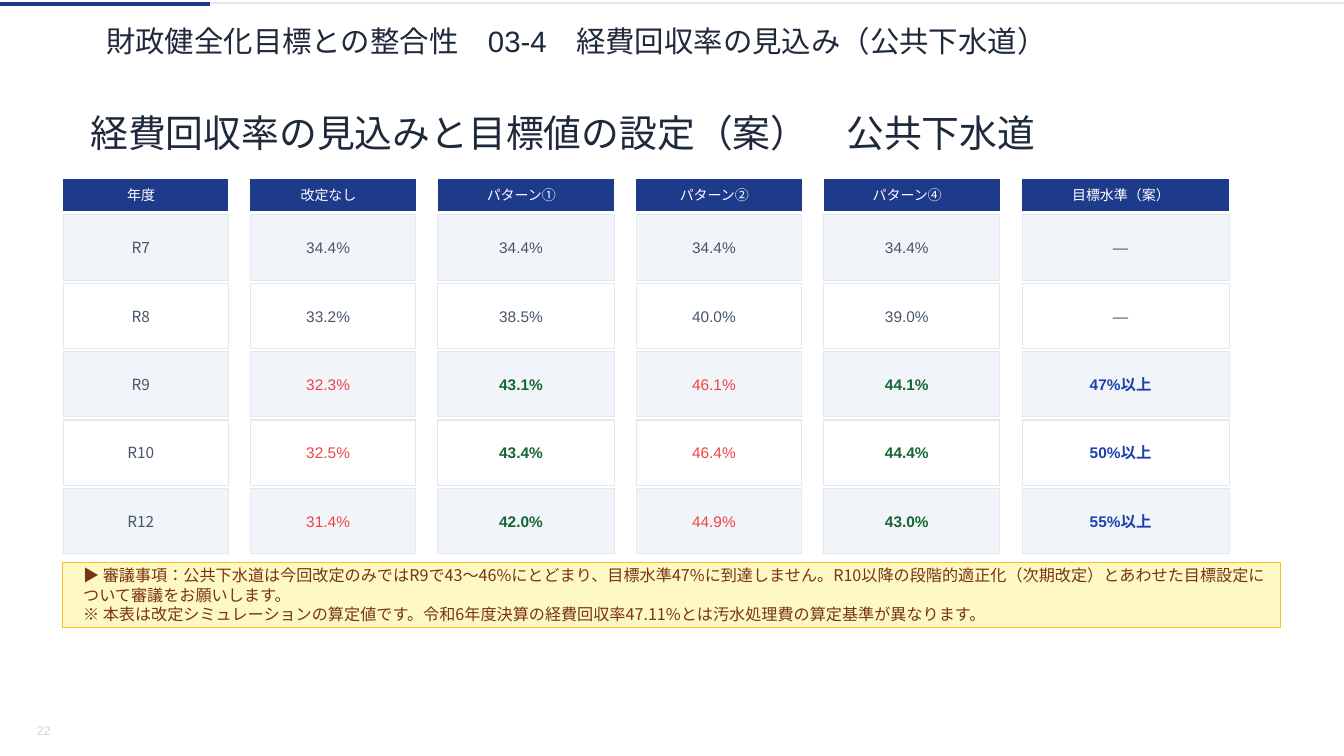
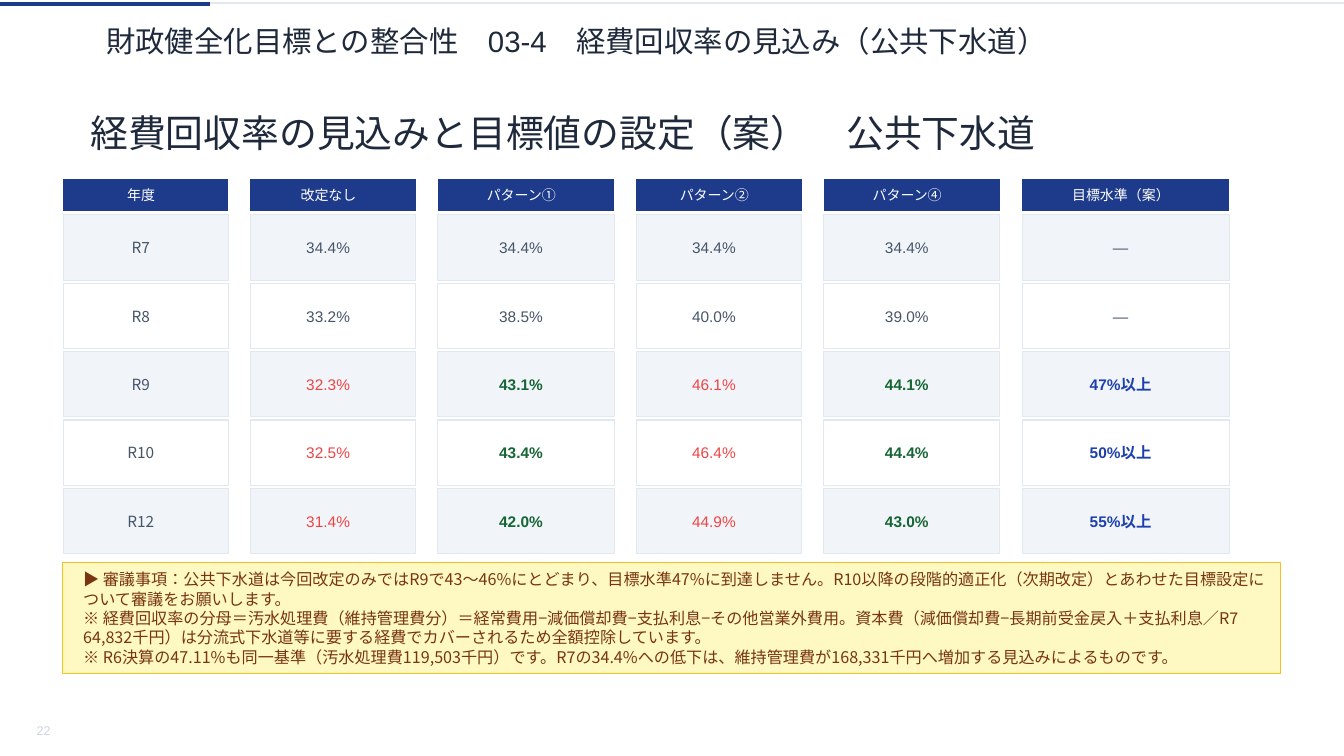
Before and after one commit to ryowakayama-gif/repository, a slide deck: slide 22 of rokko_sewage_council/output/六戸町_第2回審議会資料.pptx. Drawn at 1344x756 pixels with LibreOffice and Linux fonts; fonts in the diff are those of the drawing. Boxes give left, top, right and bottom in pixels: in the first picture for what was removed or moved away, otherwise in the second. Text is boxed around its words. In the diff, an @@ line names an element or a change of style, - is before the commit and + after.

```diff
--- a/rokko_sewage_council/output/六戸町_第2回審議会資料.pptx
+++ b/rokko_sewage_council/output/六戸町_第2回審議会資料.pptx
@@ freeform shape "▶ 審議事項：公共下水道は今回改定のみではR9で43〜46%にとどまり、目標水準47%に到達しません。R10以降の段階的 ...": place and size @@
-freeform shape "▶ 審議事項：公共下水道は今回改定のみではR9で43〜46%にとどまり、目標水準47%に到達しません。R10以降の段階的 ..." at <box>64,563,1281,627</box>
+freeform shape "▶ 審議事項：公共下水道は今回改定のみではR9で43〜46%にとどまり、目標水準47%に到達しません。R10以降の段階的 ..." at <box>64,563,1281,675</box>
@@ text in freeform shape at <box>83,610,1239,666</box>: text changed @@
-※ 本表は改定シミュレーションの算定値です。令和6年度決算の経費回収率47.11%とは汚水処理費の算定基準が異なります。
+※ 経費回収率の分母＝汚水処理費（維持管理費分）＝経常費用−減価償却費−支払利息−その他営業外費用。資本費（減価償却費−長期前受金戻入＋支払利息／R7 64,832千円）は分流式下水道等に要する経費でカバーされるため全額控除しています。
+※ R6決算の47.11%も同一基準（汚水処理費119,503千円）です。R7の34.4%への低下は、維持管理費が168,331千円へ増加する見込みによるものです。
```
Also in this commit, not shown: 1 other slide changed, 8 other files.
